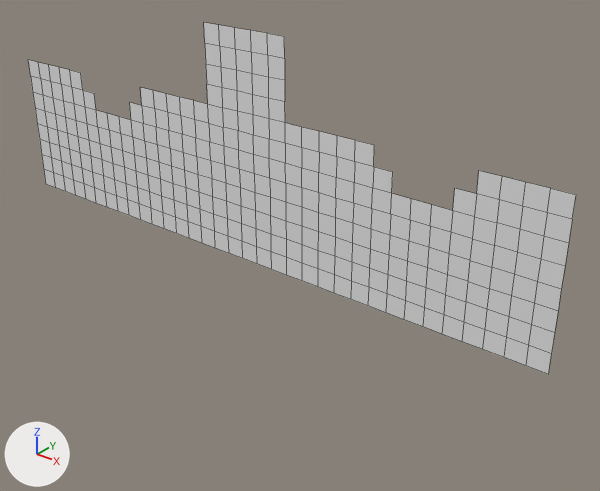
The OBJ model MardukGame/Assets/Tiled2Unity/Meshes/levelChunk10.obj, before and after one commit.
One viewpoint serves both versions: a 50 mm camera at (-1735.0, -1840.0, -592.0) aimed at (-3261.0, 68.0, -1774.0). Lighting does not change. The marker at lower left points along +X, +Y and +Z. Mesh edges are drawn as thin lines. Where no turn or scale is listed for an object, it has been applied to the vertices.

Before the edit, the objects in view are built like this:
```python
me_levelchunk10 = bpy.data.meshes.new('levelChunk10')
me_levelchunk10.from_pydata(...)  # 327 vertices, 276 faces; spans x -4544.0..-2368.0, y 0.0, z -1856.0..-1088.0
ob_levelchunk10 = bpy.data.objects.new('levelChunk10', me_levelchunk10)
ob_levelchunk10.location = (0.0, 0.0, 0.0)
```
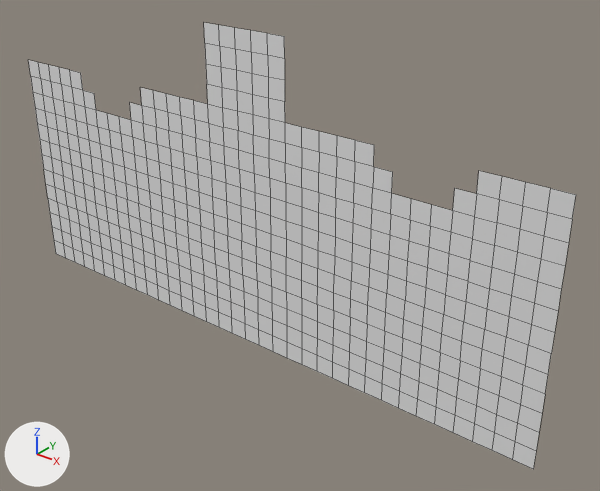
Commit message: level chunks 1-17

Pixel boxes [x1, y1, x2, y2] of what changed, in the pictures (600 x 491 px):
'levelChunk10', reshaped (27% taller)
    before: [28, 23, 576, 374]
    after: [28, 23, 576, 469]
part 1 of me_levelchunk10, added
    after: [46, 184, 548, 469]

What the commit changed:
me_levelchunk10 is used by ob_levelchunk10; location (0.0, 0.0, 0.0).
me_levelchunk10 had 327 vertices, 276 faces and spanned x -4544.0..-2368.0, y 0.0, z -1856.0..-1088.0.
me_levelchunk10 now has 502 vertices, 446 faces and spans x -4544.0..-2368.0, y 0.0, z -2176.0..-1088.0.
Part 1, on me_levelchunk10:
35 new vertices lie (0.0, 0.0, -64.0) away from vertices in x -4544.0..-2368.0, y 0.0, z -1856.0.
35 new vertices lie (0.0, 0.0, -64.0) away from vertices in x -4544.0..-2368.0, y 0.0, z -1920.0.
35 new vertices lie (0.0, 0.0, -64.0) away from vertices in x -4544.0..-2368.0, y 0.0, z -1984.0.
35 new vertices lie (0.0, 0.0, -64.0) away from vertices in x -4544.0..-2368.0, y 0.0, z -2048.0.
35 new vertices lie (0.0, 0.0, -64.0) away from vertices in x -4544.0..-2368.0, y 0.0, z -2112.0.
170 new faces join them.
